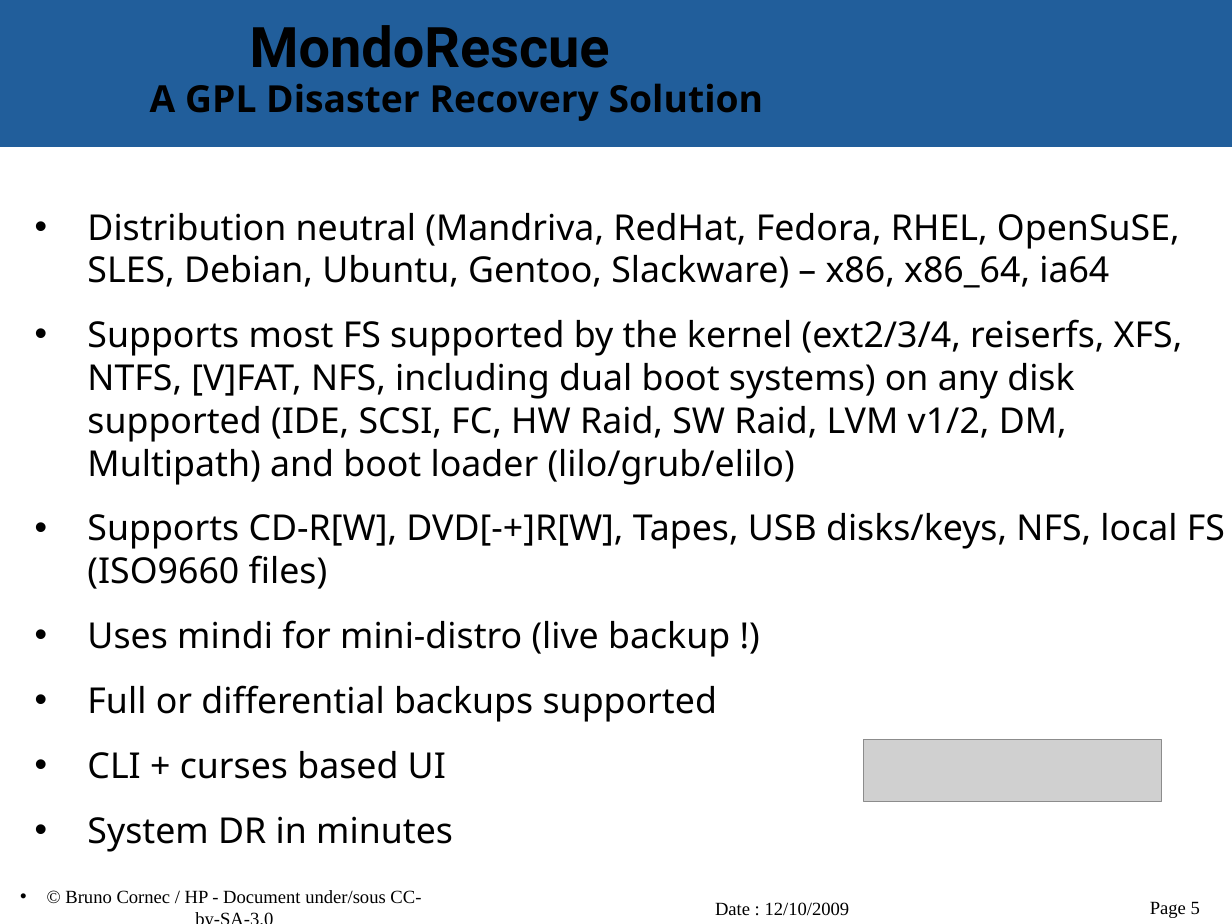
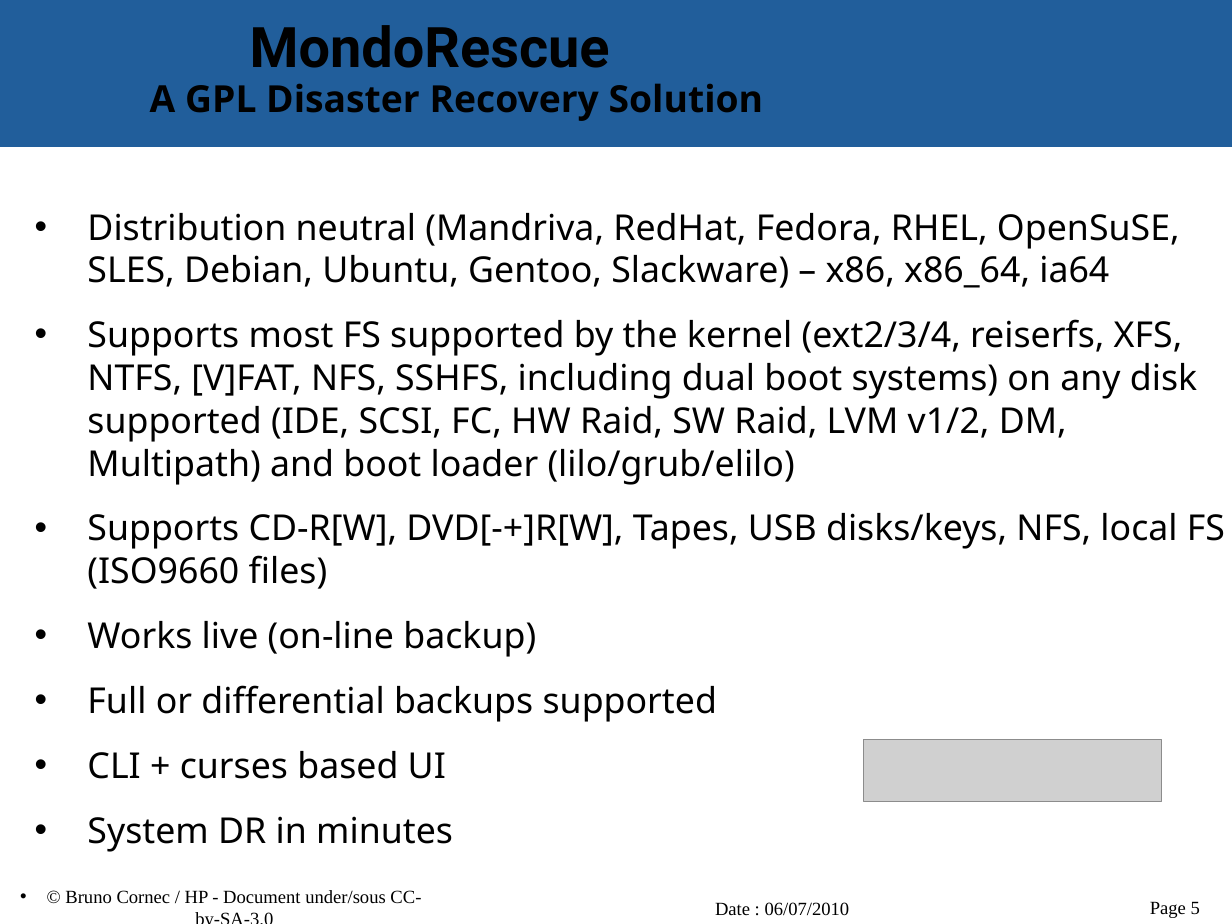
Before and after one commit to vir/mondo-rescue, a slide deck: slide 5 of mondo-doc/mondo-presentation.odp. Drawn at 1232x924 pixels with LibreOffice and Linux fonts; fonts in the diff are those of the drawing; grey boxes stand for pictures; background and template pictures are left out. Boxes give left, top, right and bottom in pixels: in the first picture for what was removed or moved away, otherwise in the second. Text is boxed around its words. In the diff, an @@ line names an element or a change of style, - is before the commit and + after.

```diff
--- a/mondo-doc/mondo-presentation.odp
+++ b/mondo-doc/mondo-presentation.odp
@@ text at box(87, 319, 1197, 485): text changed @@
-• Supports most FS supported by the kernel (ext2/3/4, reiserfs, XFS, NTFS, [V]FAT, NFS, including dual boot systems) on any disk supported (IDE, SCSI, FC, HW Raid, SW Raid, LVM v1/2, DM, Multipath) and boot loader (lilo/grub/elilo)
+• Supports most FS supported by the kernel (ext2/3/4, reiserfs, XFS, NTFS, [V]FAT, NFS, SSHFS, including dual boot systems) on any disk supported (IDE, SCSI, FC, HW Raid, SW Raid, LVM v1/2, DM, Multipath) and boot loader (lilo/grub/elilo)
@@ text at box(87, 621, 536, 657): text changed @@
-• Uses mindi for mini-distro (live backup !)
+• Works live (on-line backup)
@@ text at box(715, 902, 850, 916): text changed @@
-Date : 12/10/2009
+Date : 06/07/2010
```
Also in this commit, not shown: 21 other slides changed, 2 slides added.
